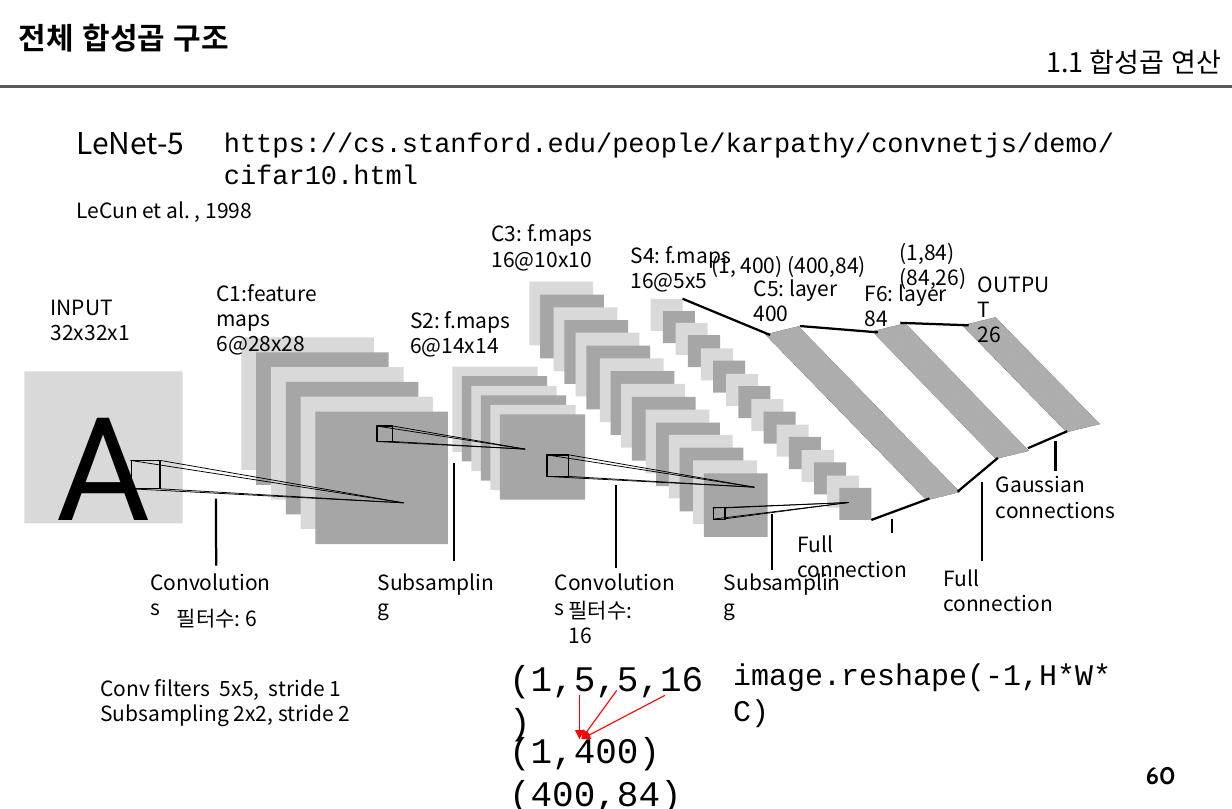
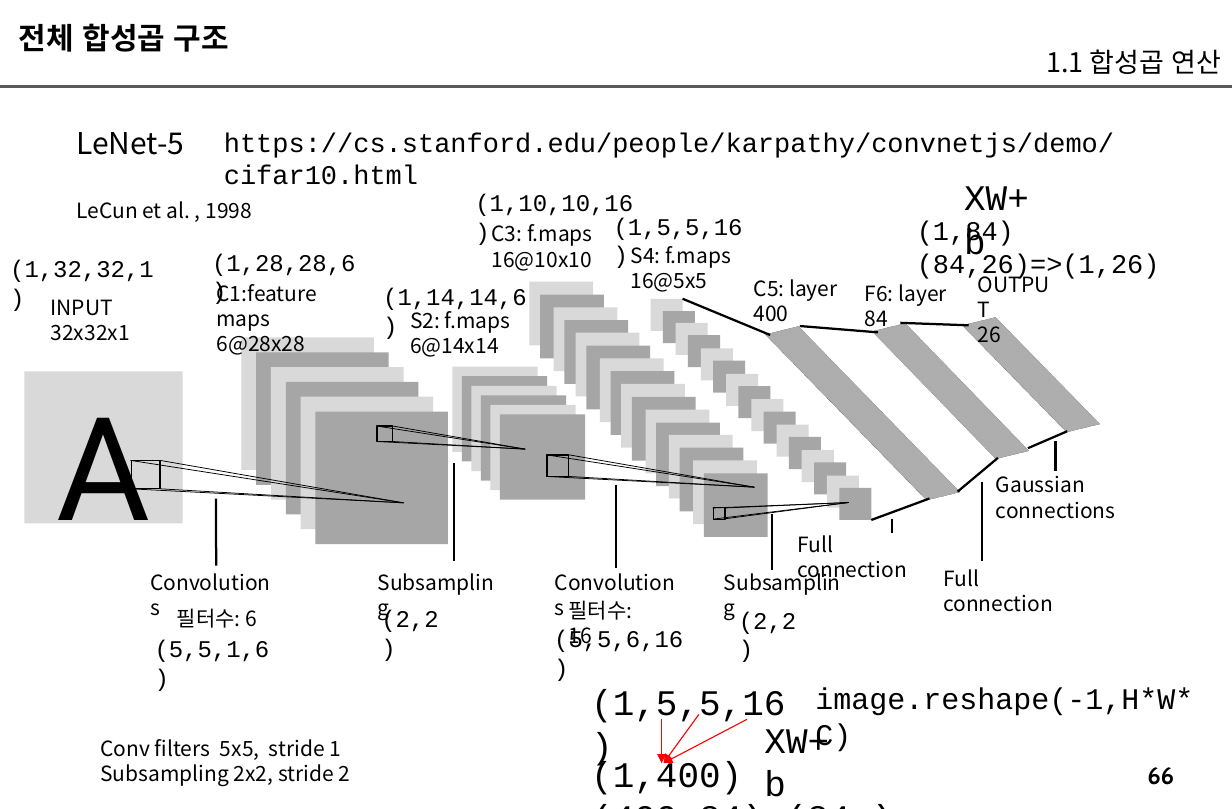
Before and after one commit to imguru-mooc/AI_CNN, a slide deck: slide 66 of CNN_판서.pptx (slide 60 before the commit). Drawn at 1232x809 pixels with LibreOffice and Linux fonts; fonts in the diff are those of the drawing. Boxes give left, top, right and bottom in pixels: in the first picture for what was removed or moved away, otherwise in the second. Text is boxed around its words. In the diff, an @@ line names an element or a change of style, - is before the commit and + after.

```diff
--- a/CNN_판서.pptx
+++ b/CNN_판서.pptx
@@ text added at (x1=475, y1=193, x2=633, y2=218), 16 pt, text #000000 @@
+(1,10,10,16)
@@ text added at (x1=964, y1=186, x2=1029, y2=260), 24 pt, text #000000 @@
+XW+b
@@ text added at (x1=614, y1=217, x2=743, y2=240), 16 pt, text #000000 @@
+(1,5,5,16)
@@ text at (x1=917, y1=221, x2=1160, y2=281): text changed; size 14 to 18 pt; font Noto Sans CJK KR to Courier New @@
-(1,84)(84,26)
+(1,84)(84,26)=>(1,26)
@@ text added at (x1=10, y1=260, x2=153, y2=282), 16 pt, text #000000 @@
+(1,32,32,1)
@@ text added at (x1=212, y1=253, x2=355, y2=276), 16 pt, text #000000 @@
+(1,28,28,6)
@@ text removed at (x1=711, y1=253, x2=865, y2=277) @@
-(1, 400) (400,84)
@@ text added at (x1=383, y1=288, x2=526, y2=313), 16 pt, text #000000 @@
+(1,14,14,6)
@@ text added at (x1=381, y1=610, x2=438, y2=632), 16 pt, text #000000 @@
+(2,2)
@@ text added at (x1=739, y1=611, x2=796, y2=634), 16 pt, text #000000 @@
+(2,2)
@@ text added at (x1=155, y1=640, x2=270, y2=662), 16 pt, text #000000 @@
+(5,5,1,6)
@@ text added at (x1=554, y1=630, x2=683, y2=652), 16 pt, text #000000 @@
+(5,5,6,16)
@@ text "Conv filters 5x5, stride 1" moved from (x1=100, y1=679, x2=351, y2=725) to (x1=100, y1=739, x2=351, y2=785) @@
@@ 3 arrows, 2 texts moved together from (x1=509, y1=664, x2=1111, y2=739) to (x1=591, y1=688, x2=1193, y2=763) @@
@@ text added at (x1=764, y1=728, x2=829, y2=797), 24 pt, text #000000 @@
+XW+b
@@ text at (x1=591, y1=762, x2=742, y2=795): text changed @@
-(1,400)(400,84)
+(1,400)(400,84)+(84,)
@@ page number at (x1=1147, y1=767, x2=1174, y2=785): text changed @@
-60
+66
```
Also in this commit, not shown: 38 other slides changed, 98 slides added, 2 slides removed, 2 other files.
